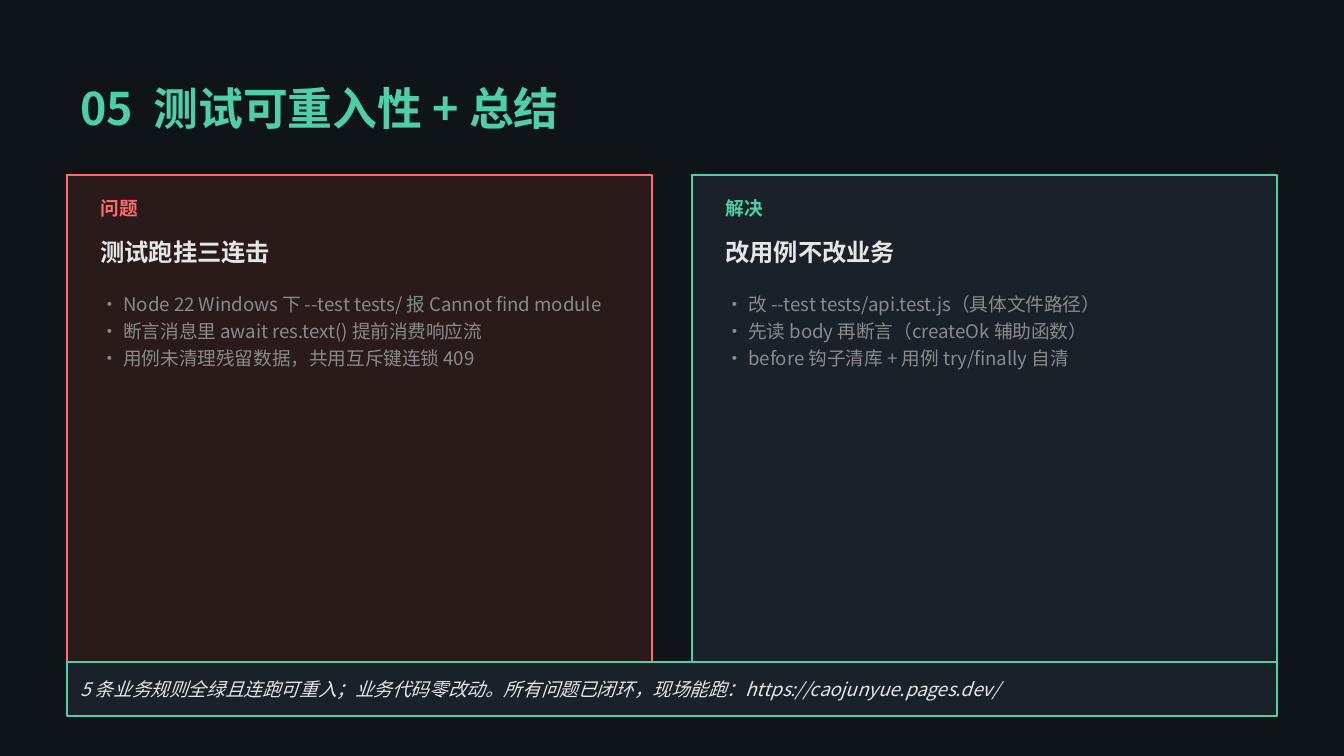
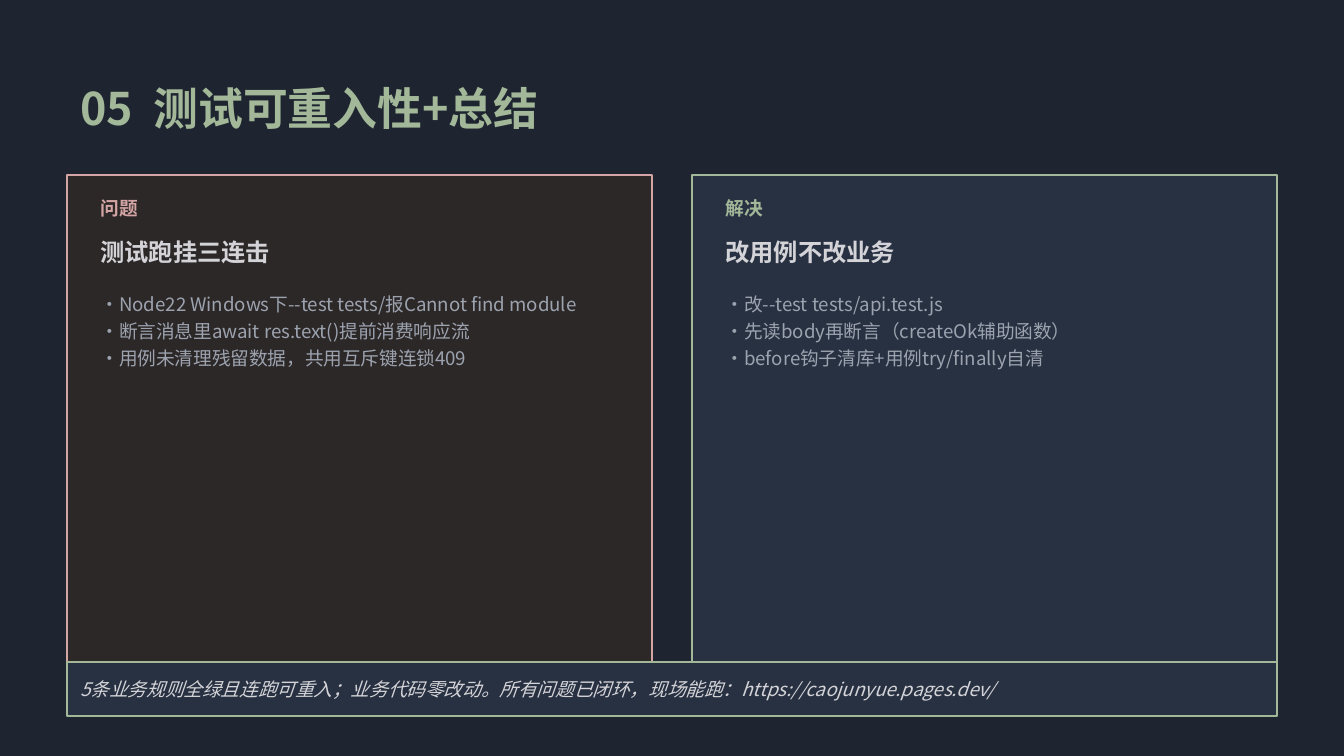
Before and after one commit to yoshino449/caojunyue, a slide deck: slide 6 of docs/路演PPT.pptx. Drawn at 1344x756 pixels with LibreOffice and Linux fonts; fonts in the diff are those of the drawing. Boxes give left, top, right and bottom in pixels: in the first picture for what was removed or moved away, otherwise in the second. Text is boxed around its words. In the diff, an @@ line names an element or a change of style, - is before the commit and + after.

```diff
--- a/docs/路演PPT.pptx
+++ b/docs/路演PPT.pptx
@@ background #0F1419 to #1E2530 @@
@@ text at [80, 87, 539, 129]: text changed; text colour #4DD0A7 to #A3B899 @@
-05 测试可重入性 + 总结
+05 测试可重入性+总结
@@ rectangle at [67, 175, 652, 661]: fill #2A1A1A to #2D2828; outline #FF6B6B 1 pt to #D4A5A5 1 pt @@
@@ rectangle at [692, 175, 1277, 661]: fill #1A2128 to #283142; outline #4DD0A7 1 pt to #A3B899 1 pt @@
@@ text "问题" at [101, 199, 138, 217]: text colour #FF6B6B to #D4A5A5 @@
@@ text "解决" at [726, 199, 763, 217]: text colour #4DD0A7 to #A3B899 @@
@@ text "测试跑挂三连击" at [101, 240, 271, 263]: text colour #E6E6E6 to #D4D4D8 @@
@@ text "改用例不改业务" at [726, 240, 896, 263]: text colour #E6E6E6 to #D4D4D8 @@
@@ text at [101, 295, 577, 367]: text changed; text colour #8A8A8A to #9CA3AF @@
-• Node 22 Windows 下 --test tests/ 报 Cannot find module
-• 断言消息里 await res.text() 提前消费响应流
-• 用例未清理残留数据，共用互斥键连锁 409
+•Node22 Windows下--test tests/报Cannot find module
+•断言消息里await res.text()提前消费响应流
+•用例未清理残留数据，共用互斥键连锁409
@@ text at [726, 295, 1071, 369]: text changed; text colour #8A8A8A to #9CA3AF @@
-• 改 --test tests/api.test.js（具体文件路径）
-• 先读 body 再断言（createOk 辅助函数）
-• before 钩子清库 + 用例 try/finally 自清
+•改--test tests/api.test.js
+•先读body再断言（createOk辅助函数）
+•before钩子清库+用例try/finally自清
@@ rectangle "5条业务规则全绿且连跑可重入；业务代码零改动。所有问题已闭环，现场能跑：https://caojunyue.pages. ..." at [67, 661, 1277, 715]: fill #1A2128 to #283142; outline #4DD0A7 1 pt to #A3B899 1 pt @@
@@ text in rectangle at [80, 680, 995, 701]: text changed; text colour #E6E6E6 to #D4D4D8 @@
-5 条业务规则全绿且连跑可重入；业务代码零改动。所有问题已闭环，现场能跑：https://caojunyue.pages.dev/
+5条业务规则全绿且连跑可重入；业务代码零改动。所有问题已闭环，现场能跑：https://caojunyue.pages.dev/
```
Also in this commit, not shown: 5 other slides changed.
